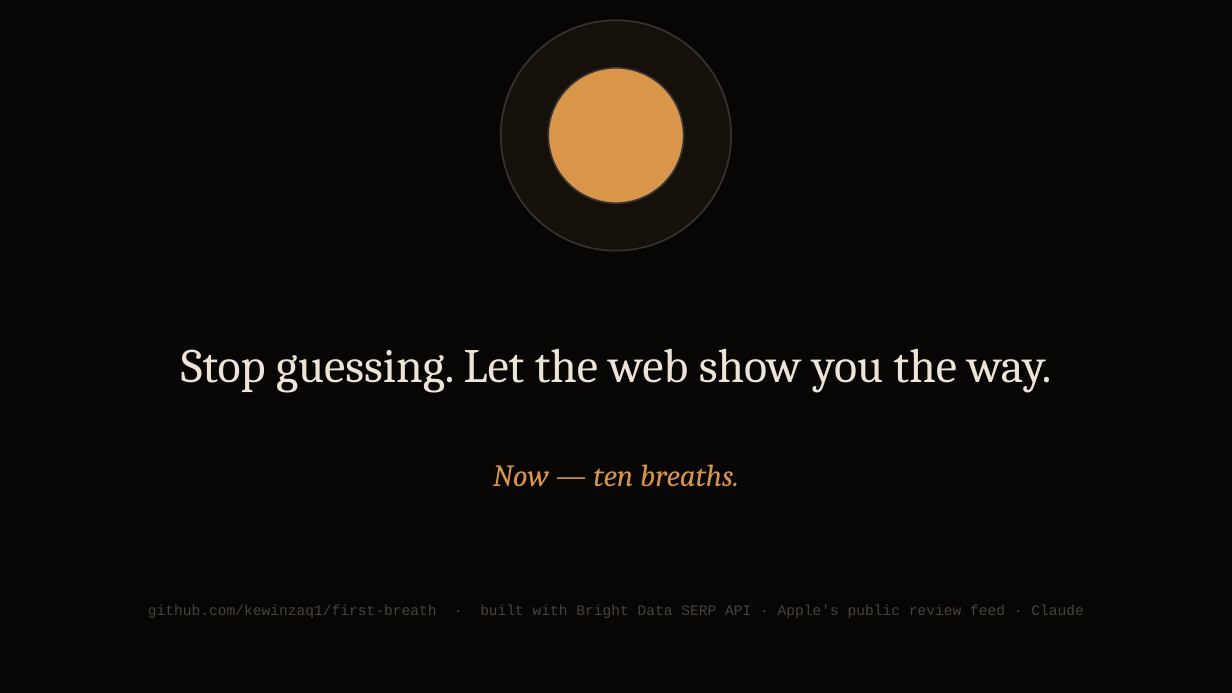
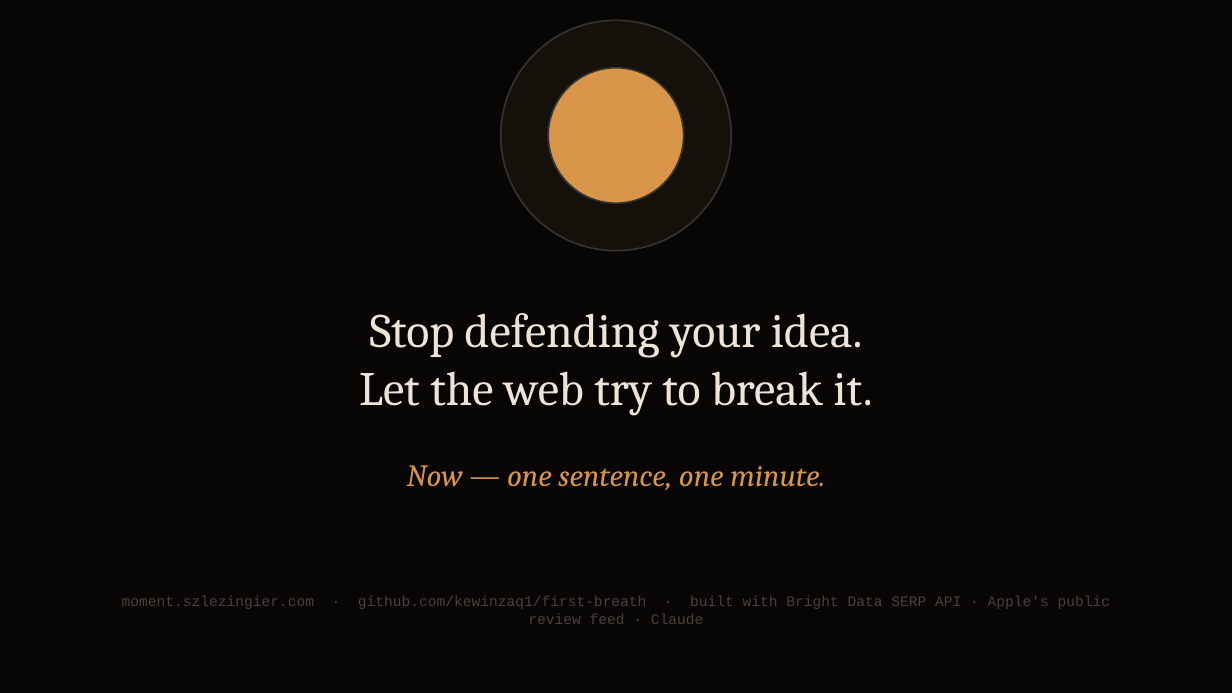
Before and after one commit to kewinzaq1/first-breath, a slide deck: slide 10 of docs/first-breath-how-it-works.pptx. Drawn at 1232x693 pixels with LibreOffice and Linux fonts; fonts in the diff are those of the drawing. Boxes give left, top, right and bottom in pixels: in the first picture for what was removed or moved away, otherwise in the second. Text is boxed around its words. In the diff, an @@ line names an element or a change of style, - is before the commit and + after.

```diff
--- a/docs/first-breath-how-it-works.pptx
+++ b/docs/first-breath-how-it-works.pptx
@@ text at (x1=359, y1=313, x2=872, y2=415): text changed @@
-Stop guessing. Let the web show you the way.
+Stop defending your idea.
+Let the web try to break it.
@@ text at (x1=407, y1=465, x2=825, y2=490): text changed @@
-Now — ten breaths.
+Now — one sentence, one minute.
@@ text at (x1=122, y1=596, x2=1110, y2=624): text changed @@
-github.com/kewinzaq1/first-breath · built with Bright Data SERP API · Apple's public review feed · Claude
+moment.szlezingier.com · github.com/kewinzaq1/first-breath · built with Bright Data SERP API · Apple's public review feed · Claude
```
Also in this commit, not shown: 4 other slides changed, 5 slides added, 5 slides removed, 6 other files.
